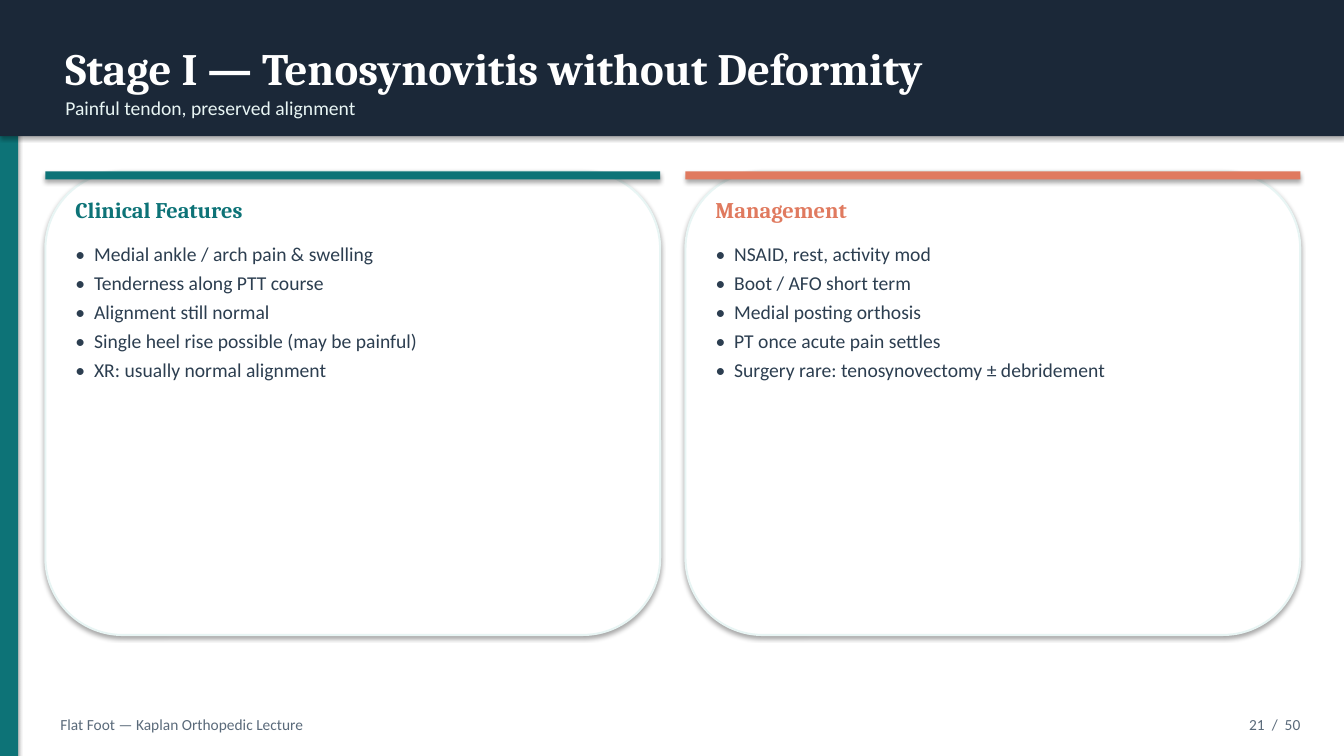
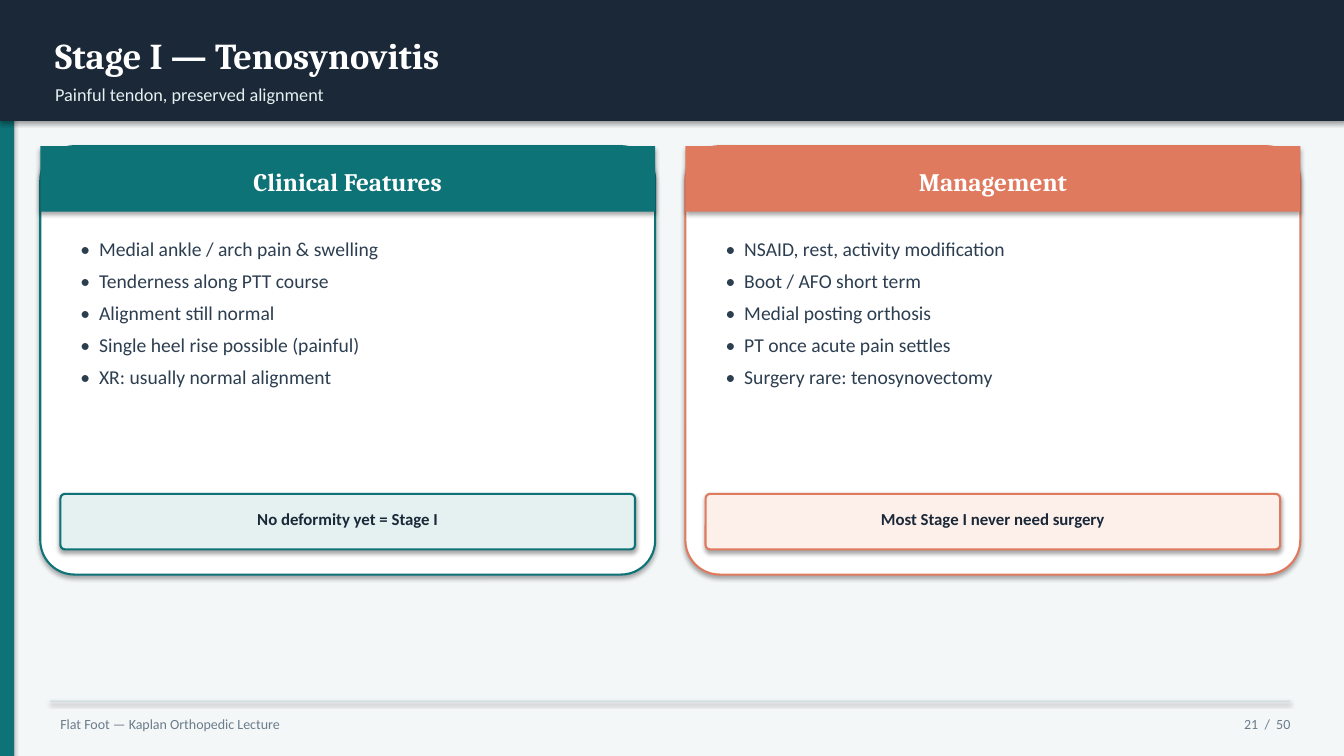
Before and after one commit to AhmedMohsen74/Ahmed-Mohsen-Mohamed, a slide deck: slide 21 of flatfoot-lecture/Flat_Foot_Kaplan_Orthopedic_Lecture.pptx. Drawn at 1344x756 pixels with LibreOffice and Linux fonts; fonts in the diff are those of the drawing. Boxes give left, top, right and bottom in pixels: in the first picture for what was removed or moved away, otherwise in the second. Text is boxed around its words. In the diff, an @@ line names an element or a change of style, - is before the commit and + after.

```diff
--- a/flatfoot-lecture/Flat_Foot_Kaplan_Orthopedic_Lecture.pptx
+++ b/flatfoot-lecture/Flat_Foot_Kaplan_Orthopedic_Lecture.pptx
@@ rectangle: place and size @@
-rectangle at <box>0,0,18,756</box>
+rectangle at <box>0,0,14,756</box>
@@ rectangle: place and size @@
-rectangle at <box>0,0,1344,136</box>
+rectangle at <box>0,0,1344,121</box>
@@ rectangle added at <box>0,0,1344,756</box>, fill #F4F7F8 @@
@@ text at <box>55,44,439,77</box>: text changed; size 32 to 26 pt @@
-Stage I — Tenosynovitis without Deformity
+Stage I — Tenosynovitis
@@ text "Painful tendon, preserved alignment": place and size @@
-text "Painful tendon, preserved alignment" at <box>65,101,355,119</box>
+text "Painful tendon, preserved alignment" at <box>55,88,324,104</box>
@@ text "Painful tendon, preserved alignment" at <box>55,88,324,104</box>: size 14 to 13 pt, text colour #E8F5F4 to #E4F1F0 @@
@@ rectangle: place and size @@
-rectangle at <box>45,171,660,179</box>
+rectangle at <box>40,146,655,212</box>
@@ rounded rectangle: place and size @@
-rounded rectangle at <box>45,171,660,635</box>
+rounded rectangle at <box>40,146,655,575</box>
@@ rounded rectangle at <box>40,146,655,575</box>: outline #E8F5F4 1.5 pt to #0D7377 1.5 pt; proportions changed @@
@@ rectangle: place and size @@
-rectangle at <box>686,171,1301,179</box>
+rectangle at <box>686,146,1301,212</box>
@@ rounded rectangle: place and size @@
-rounded rectangle at <box>686,171,1301,635</box>
+rounded rectangle at <box>686,146,1301,575</box>
@@ rounded rectangle at <box>686,146,1301,575</box>: outline #E8F5F4 1.5 pt to #E07A5F 1.5 pt; proportions changed @@
@@ text "Clinical Features": place and size @@
-text "Clinical Features" at <box>75,202,242,219</box>
+text "Clinical Features" at <box>253,173,442,192</box>
@@ text "Clinical Features" at <box>253,173,442,192</box>: size 16 to 18 pt, text colour #0D7377 to #FFFFFF; alignment left to centre @@
@@ text "Management": place and size @@
-text "Management" at <box>715,203,846,223</box>
+text "Management" at <box>919,174,1067,197</box>
@@ text "Management" at <box>919,174,1067,197</box>: size 16 to 18 pt, text colour #E07A5F to #FFFFFF; alignment left to centre @@
@@ text "• NSAID, rest, activity modification": place and size @@
-text "• NSAID, rest, activity modification" at <box>734,247,1105,381</box>
+text "• NSAID, rest, activity modification" at <box>744,242,1005,388</box>
@@ text at <box>99,242,378,388</box>: more space between paragraphs @@
@@ text at <box>744,242,1005,259</box>: text changed @@
-• NSAID, rest, activity mod
+• NSAID, rest, activity modification
@@ text at <box>744,274,951,355</box>: more space between paragraphs @@
@@ text at <box>99,338,359,356</box>: text changed @@
-• Single heel rise possible (may be painful)
+• Single heel rise possible (painful)
@@ text at <box>744,371,992,388</box>: text changed @@
-• Surgery rare: tenosynovectomy ± debridement
+• Surgery rare: tenosynovectomy
@@ rounded rectangle added at <box>60,494,635,549</box>, fill #E4F1F0, outline #0D7377 1.5 pt @@
@@ rounded rectangle added at <box>706,494,1280,549</box>, fill #FDF0EB, outline #E07A5F 1.5 pt @@
@@ text added at <box>257,513,437,528</box>, 12 pt, text #1B2838, bold @@
+No deformity yet = Stage I
@@ text added at <box>881,513,1105,528</box>, 12 pt, text #1B2838, bold @@
+Most Stage I never need surgery
@@ text "Flat Foot — Kaplan Orthopedic ..." at <box>60,719,279,731</box>: size 11 to 10 pt, text colour #5A6A7A to #6B7C8A @@
@@ rectangle added at <box>50,701,1291,702</box>, fill #D0DCE0 @@
@@ text "21 / 50" at <box>1244,720,1290,729</box>: size 11 to 10 pt, text colour #5A6A7A to #6B7C8A @@
```
Also in this commit, not shown: 49 other slides changed, 14 other files.
